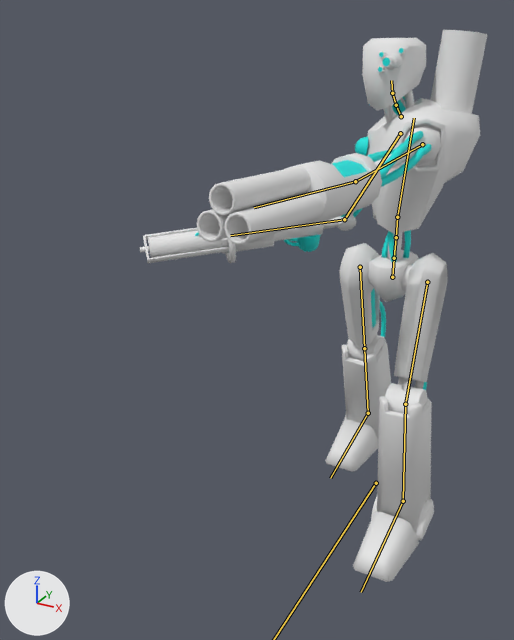
The FBX model DungeonCrawler/Assets/RawAssets/Robot/Ranged_Robot/Ranged_Robot.fbx as it was, and as the next commit left it.
Camera for both pictures: a 50 mm camera at (0.85, -2.36, 2.06) aimed at (-0.34, -0.21, 0.99). Lighting does not change. The marker at lower left points along +X, +Y and +Z. Both versions are drawn at the pose saved in each file; the numbers are the values there. The bones that bend it are drawn over the model as lines.

Names of what the first picture shows: 'mesh_ranged_robot'.
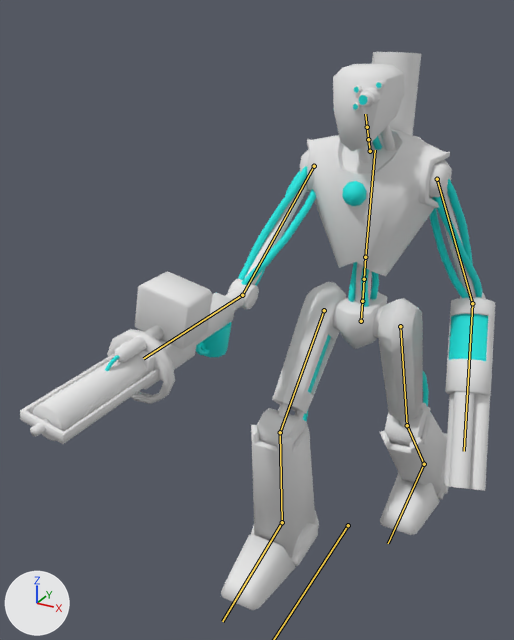
Commit message: UPD ranged robot

What differs and where, as boxes [x1, y1, x2, y2] in the pictures (514 x 640 px):
```json
{"object": "mesh_ranged_robot", "change": "posed", "before": [140, 30, 487, 582], "after": [20, 52, 495, 610], "on screen": "37% wider"}
{"bone": "jnt_root", "before": "(392, 277) to (395, 246)", "after": "(361, 321) to (363, 289)"}
{"bone": "jnt_spine_1", "before": "(394, 258) to (396, 237)", "after": "(362, 301) to (364, 279)"}
{"bone": "jnt_spine_2", "before": "(396, 237) to (397, 217)", "after": "(364, 279) to (365, 257)"}
{"bone": "jnt_chest", "before": "(397, 217) to (414, 118)", "after": "(365, 257) to (375, 150)"}
{"bone": "jnt_upperArm_L", "before": "(422, 144) to (355, 181)", "after": "(437, 179) to (472, 303)"}
{"bone": "jnt_lowerArm__L", "before": "(355, 181) to (254, 207)", "after": "(472, 303) to (464, 451)"}
{"bone": "jnt_neck_1", "before": "(401, 116) to (396, 105)", "after": "(370, 151) to (368, 139)"}
{"bone": "jnt_neck_2", "before": "(396, 105) to (392, 93)", "after": "(368, 139) to (367, 127)"}
{"bone": "jnt_head", "before": "(392, 93) to (391, 80)", "after": "(367, 127) to (365, 114)"}
{"bone": "jnt_upperArm_R", "before": "(400, 133) to (344, 219)", "after": "(314, 166) to (242, 295)"}
{"bone": "jnt_lowerArm__R", "before": "(344, 219) to (230, 235)", "after": "(242, 295) to (143, 358)"}
{"bone": "jnt_upperLeg_L", "before": "(427, 282) to (405, 404)", "after": "(400, 326) to (407, 425)"}
{"bone": "jnt_lowerLeg_L", "before": "(405, 404) to (403, 501)", "after": "(407, 425) to (424, 464)"}
{"bone": "jnt_foot_L", "before": "(403, 501) to (361, 592)", "after": "(424, 464) to (388, 543)"}
{"bone": "jnt_upperLeg_R", "before": "(360, 267) to (364, 348)", "after": "(324, 310) to (280, 432)"}
{"bone": "jnt_lowerLeg_R", "before": "(364, 348) to (368, 413)", "after": "(280, 432) to (282, 522)"}
{"bone": "jnt_foot_R", "before": "(368, 413) to (330, 478)", "after": "(282, 522) to (222, 621)"}
```

The change, as JSON lines over the scene's bpy script:
```json
{"block": "bone_master", "where": "bone_master = bpy.data.objects['Armature'].pose.bones['master']"}
{"op": "set", "path": "bone_master.location", "old": "(0.0, -0.347, 0.0)", "new": "(0.0, 0.0, 0.0)"}
{"block": "bone_jnt_root", "where": "bone_jnt_root = bpy.data.objects['Armature'].pose.bones['jnt_root']  # child of 'master'"}
{"op": "set", "path": "bone_jnt_root.location", "old": "(0.0, -0.049, -0.002)", "new": "(0.0, -0.115, -0.005)"}
{"op": "set", "path": "bone_jnt_root.rotation_quaternion", "old": "(0.998, 0.0, -0.065, 0.0)", "new": "(1.0, 0.0, 0.0, 0.0)", "note": "degrees (0, -7, 0) -> degrees (0, 0, 0)"}
{"block": "bone_jnt_spine_1", "where": "bone_jnt_spine_1 = bpy.data.objects['Armature'].pose.bones['jnt_spine_1']  # child of 'jnt_root'"}
{"op": "set", "path": "bone_jnt_spine_1.rotation_quaternion", "old": "(0.996, 0.0, -0.094, 0.0)", "new": "(1.0, 0.0, 0.0, 0.0)", "note": "degrees (0, -11, 0) -> degrees (0, 0, 0)"}
{"block": "bone_jnt_spine_2", "where": "bone_jnt_spine_2 = bpy.data.objects['Armature'].pose.bones['jnt_spine_2']  # child of 'jnt_spine_1'"}
{"op": "set", "path": "bone_jnt_spine_2.rotation_quaternion", "old": "(0.993, 0.0, -0.119, 0.0)", "new": "(1.0, 0.0, 0.0, 0.0)", "note": "degrees (0, -14, 0) -> degrees (0, 0, 0)"}
{"block": "bone_jnt_chest", "where": "bone_jnt_chest = bpy.data.objects['Armature'].pose.bones['jnt_chest']  # child of 'jnt_spine_2'"}
{"op": "set", "path": "bone_jnt_chest.rotation_quaternion", "old": "(0.963, -0.064, -0.261, 0.017)", "new": "(0.999, -0.04, 0.0, 0.0)", "note": "degrees (-9, -30, 4) -> degrees (-5, 0, 0)"}
{"block": "bone_jnt_upperarm_l", "where": "bone_jnt_upperarm_l = bpy.data.objects['Armature'].pose.bones['jnt_upperArm_L']  # child of 'jnt_chest'"}
{"op": "set", "path": "bone_jnt_upperarm_l.rotation_quaternion", "old": "(0.739, 0.15, -0.614, -0.235)", "new": "(0.77, -0.153, 0.165, -0.597)", "note": "degrees (68, -57, -76) -> degrees (-26, 4, -77)"}
{"block": "bone_jnt_lowerarm__l", "where": "bone_jnt_lowerarm__l = bpy.data.objects['Armature'].pose.bones['jnt_lowerArm__L']  # child of 'jnt_upperArm_L'"}
{"op": "set", "path": "bone_jnt_lowerarm__l.rotation_quaternion", "old": "(0.998, 0.056, 0.0, 0.0)", "new": "(0.891, 0.454, 0.0, 0.0)", "note": "degrees (6, 0, 0) -> degrees (54, 0, 0)"}
{"block": "bone_jnt_neck_1", "where": "bone_jnt_neck_1 = bpy.data.objects['Armature'].pose.bones['jnt_neck_1']  # child of 'jnt_chest'"}
{"op": "set", "path": "bone_jnt_neck_1.rotation_quaternion", "old": "(0.998, -0.002, 0.055, -0.031)", "new": "(1.0, 0.0, 0.0, 0.0)", "note": "degrees (0, 6, -4) -> degrees (0, 0, 0)"}
{"block": "bone_jnt_neck_2", "where": "bone_jnt_neck_2 = bpy.data.objects['Armature'].pose.bones['jnt_neck_2']  # child of 'jnt_neck_1'"}
{"op": "set", "path": "bone_jnt_neck_2.rotation_quaternion", "old": "(0.99, 0.009, 0.117, 0.077)", "new": "(1.0, 0.0, 0.0, 0.0)", "note": "degrees (2, 13, 9) -> degrees (0, 0, 0)"}
{"block": "bone_jnt_head", "where": "bone_jnt_head = bpy.data.objects['Armature'].pose.bones['jnt_head']  # child of 'jnt_neck_2'"}
{"op": "set", "path": "bone_jnt_head.rotation_quaternion", "old": "(0.955, -0.072, 0.276, 0.078)", "new": "(0.998, -0.067, 0.0, 0.0)", "note": "degrees (-6, 33, 7) -> degrees (-8, 0, 0)"}
{"block": "bone_jnt_upperarm_r", "where": "bone_jnt_upperarm_r = bpy.data.objects['Armature'].pose.bones['jnt_upperArm_R']  # child of 'jnt_chest'"}
{"op": "set", "path": "bone_jnt_upperarm_r.rotation_quaternion", "old": "(0.877, 0.181, -0.078, 0.439)", "new": "(0.726, 0.265, 0.214, 0.598)", "note": "degrees (15, -17, 51) -> degrees (40, 0, 79)"}
{"block": "bone_jnt_lowerarm__r", "where": "bone_jnt_lowerarm__r = bpy.data.objects['Armature'].pose.bones['jnt_lowerArm__R']  # child of 'jnt_upperArm_R'"}
{"op": "set", "path": "bone_jnt_lowerarm__r.rotation_quaternion", "old": "(0.802, 0.598, 0.0, 0.0)", "new": "(0.926, 0.379, 0.0, 0.0)", "note": "degrees (73, 0, 0) -> degrees (44, 0, 0)"}
{"block": "bone_jnt_upperleg_l", "where": "bone_jnt_upperleg_l = bpy.data.objects['Armature'].pose.bones['jnt_upperLeg_L']  # child of 'jnt_root'"}
{"op": "set", "path": "bone_jnt_upperleg_l.rotation_quaternion", "old": "(0.966, 0.248, -0.069, 0.037)", "new": "(0.993, -0.116, -0.022, 0.032)", "note": "degrees (29, -9, 2) -> degrees (-13, -2, 4)"}
{"block": "bone_jnt_lowerleg_l", "where": "bone_jnt_lowerleg_l = bpy.data.objects['Armature'].pose.bones['jnt_lowerLeg_L']  # child of 'jnt_upperLeg_L'"}
{"op": "set", "path": "bone_jnt_lowerleg_l.rotation_quaternion", "old": "(0.964, -0.265, 0.0, 0.0)", "new": "(0.977, -0.213, 0.0, 0.0)", "note": "degrees (-31, 0, 0) -> degrees (-25, 0, 0)"}
{"block": "bone_jnt_foot_l", "where": "bone_jnt_foot_l = bpy.data.objects['Armature'].pose.bones['jnt_foot_L']  # child of 'jnt_lowerLeg_L'"}
{"op": "set", "path": "bone_jnt_foot_l.rotation_quaternion", "old": "(1.0, -0.015, -0.018, 0.017)", "new": "(0.945, -0.325, -0.02, 0.034)", "note": "degrees (-2, -2, 2) -> degrees (-38, -1, 4)"}
{"block": "bone_jnt_upperleg_r", "where": "bone_jnt_upperleg_r = bpy.data.objects['Armature'].pose.bones['jnt_upperLeg_R']  # child of 'jnt_root'"}
{"op": "set", "path": "bone_jnt_upperleg_r.rotation_quaternion", "old": "(0.982, -0.179, -0.042, -0.038)", "new": "(0.938, 0.347, 0.001, -0.022)", "note": "degrees (-20, -6, -3) -> degrees (41, 1, -2)"}
{"block": "bone_jnt_lowerleg_r", "where": "bone_jnt_lowerleg_r = bpy.data.objects['Armature'].pose.bones['jnt_lowerLeg_R']  # child of 'jnt_upperLeg_R'"}
{"op": "set", "path": "bone_jnt_lowerleg_r.rotation_quaternion", "old": "(1.0, 0.011, 0.0, 0.0)", "new": "(0.916, -0.4, 0.0, 0.0)", "note": "degrees (1, 0, 0) -> degrees (-47, 0, 0)"}
{"block": "bone_jnt_foot_r", "where": "bone_jnt_foot_r = bpy.data.objects['Armature'].pose.bones['jnt_foot_R']  # child of 'jnt_lowerLeg_R'"}
{"op": "set", "path": "bone_jnt_foot_r.rotation_quaternion", "old": "(0.985, -0.17, 0.019, -0.025)", "new": "(0.998, -0.057, 0.015, -0.014)", "note": "degrees (-20, 2, -3) -> degrees (-7, 2, -2)"}
```
